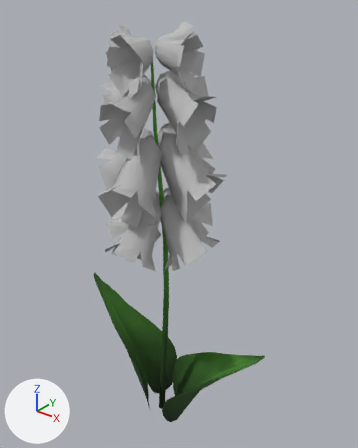
Before and after pictures for a commit that changed the glTF model assets/nature/Flower_4_Single.gltf.
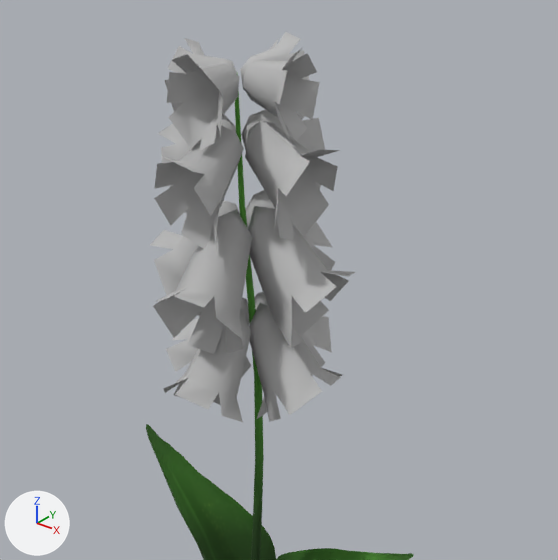
The first picture shows the older version from a 50 mm camera at (1.63, -1.85, 2.55) aimed at (0.05, 0.12, 1.33). The close-ups show the older and then the newer version on the part from 0% to 100% of the width and 0% to 80% of the height of that picture. Only the edits that show in the close-ups are written down. Lighting does not change. The marker at lower left points along +X, +Y and +Z.

Names of what the first close-up shows: 'Flower_4_Single'.
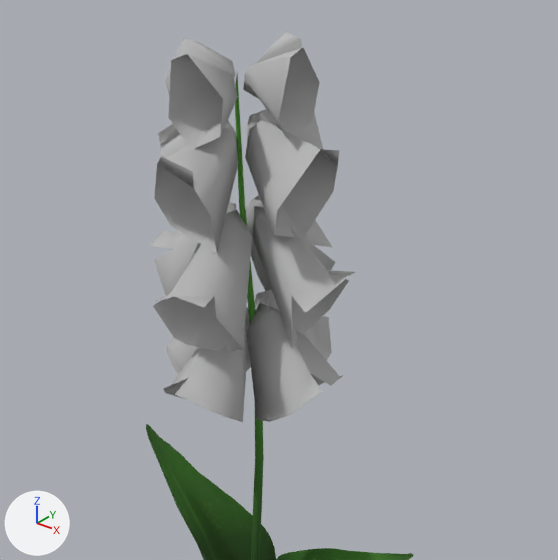
Boxes [x1, y1, x2, y2] around the edits, measured in the close-ups (558 x 560 px):
part 1 of me_plane_001, reshaped (mostly hidden afterwards)
    before: [154, 36, 348, 560]
    after: [239, 206, 258, 422]

Diff of the bpy script that builds the scene:
```diff
--- a/assets/nature/Flower_4_Single.gltf.py
+++ b/assets/nature/Flower_4_Single.gltf.py
@@ me_plane_001 @@
 # used by ob_flower_4_single; location = (0.0, 0.0, 0.0)
-me_plane_001.from_pydata(...)  # 499 vertices, 642 faces; spans x -0.51..0.57, y -0.37..0.4, z -0.03..2.39
+me_plane_001.from_pydata(...)  # 286 vertices, 352 faces; spans x -0.51..0.57, y -0.37..0.4, z -0.03..2.39
+# me_plane_001 part 1: 2 vertices moved within x 0.0..0.02, y -0.02..0.02, z 1.24..2.22; 213 vertices removed from x -0.33..0.31, y -0.28..0.31, z 0.54..2.37
 me_plane_001.materials.append(mat_leaves)
```
